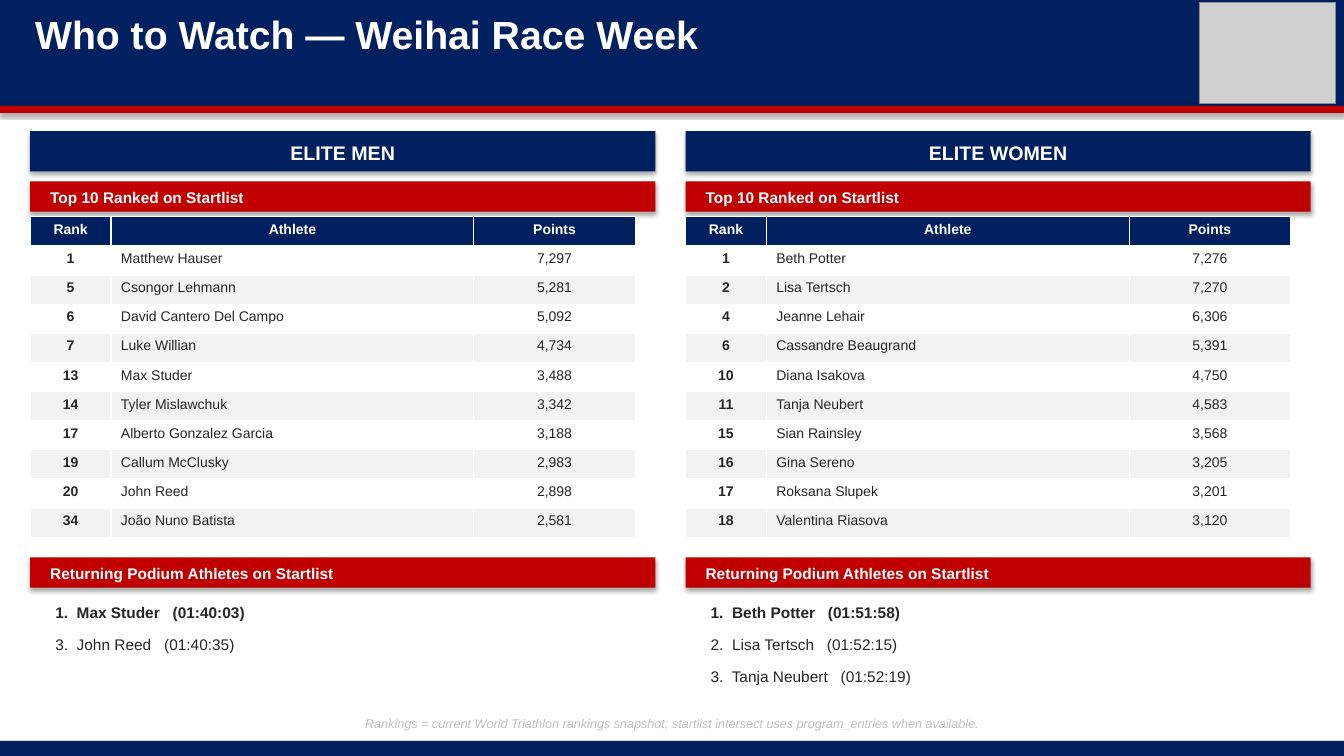
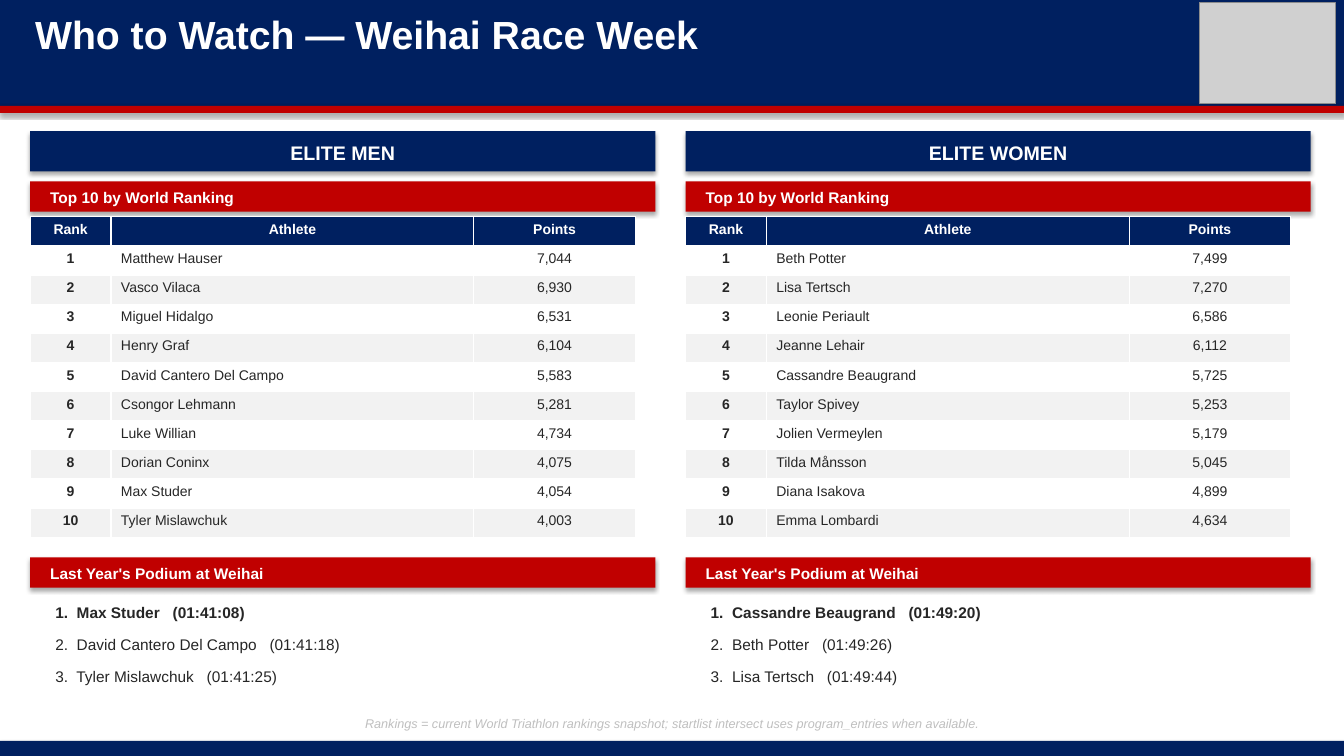
Before and after one commit to jhigh13/triathlon-db, a slide deck: slide 11 of ppt files/Weihai_vDRAFT.pptx. Drawn at 1344x756 pixels with LibreOffice and Linux fonts; fonts in the diff are those of the drawing; grey boxes stand for pictures. Boxes give left, top, right and bottom in pixels: in the first picture for what was removed or moved away, otherwise in the second. Text is boxed around its words. In the diff, an @@ line names an element or a change of style, - is before the commit and + after.

Commit message:
lap[top updates for weihai

```diff
--- a/ppt files/Weihai_vDRAFT.pptx
+++ b/ppt files/Weihai_vDRAFT.pptx
@@ text at (x1=50, y1=192, x2=234, y2=207): text changed @@
-Top 10 Ranked on Startlist
+Top 10 by World Ranking
@@ text at (x1=706, y1=192, x2=889, y2=207): text changed @@
-Top 10 Ranked on Startlist
+Top 10 by World Ranking
@@ table at (x1=30, y1=217, x2=635, y2=537) @@
-row 2: 1 | Matthew Hauser | 7,297
-row 3: 5 | Csongor Lehmann | 5,281
-row 4: 6 | David Cantero Del Campo | 5,092
+row 2: 1 | Matthew Hauser | 7,044
+row 3: 2 | Vasco Vilaca | 6,930
+row 4: 3 | Miguel Hidalgo | 6,531
+row 5: 4 | Henry Graf | 6,104
+row 6: 5 | David Cantero Del Campo | 5,583
+row 7: 6 | Csongor Lehmann | 5,281
-row 6: 13 | Max Studer | 3,488
-row 7: 14 | Tyler Mislawchuk | 3,342
-row 8: 17 | Alberto Gonzalez Garcia | 3,188
-row 9: 19 | Callum McClusky | 2,983
-row 10: 20 | John Reed | 2,898
-row 11: 34 | João Nuno Batista | 2,581
+row 9: 8 | Dorian Coninx | 4,075
+row 10: 9 | Max Studer | 4,054
+row 11: 10 | Tyler Mislawchuk | 4,003
@@ table at (x1=686, y1=217, x2=1291, y2=537) @@
-row 2, column 3: 7,276
+row 2, column 3: 7,499
-row 4: 4 | Jeanne Lehair | 6,306
+row 4: 3 | Leonie Periault | 6,586
-row 5: 6 | Cassandre Beaugrand | 5,391
+row 5: 4 | Jeanne Lehair | 6,112
-row 6: 10 | Diana Isakova | 4,750
+row 6: 5 | Cassandre Beaugrand | 5,725
-row 7: 11 | Tanja Neubert | 4,583
+row 7: 6 | Taylor Spivey | 5,253
-row 8: 15 | Sian Rainsley | 3,568
+row 8: 7 | Jolien Vermeylen | 5,179
-row 9: 16 | Gina Sereno | 3,205
+row 9: 8 | Tilda Månsson | 5,045
-row 10: 17 | Roksana Slupek | 3,201
+row 10: 9 | Diana Isakova | 4,899
-row 11: 18 | Valentina Riasova | 3,120
+row 11: 10 | Emma Lombardi | 4,634
@@ text at (x1=50, y1=568, x2=263, y2=579): text changed @@
-Returning Podium Athletes on Startlist
+Last Year's Podium at Weihai
@@ text at (x1=706, y1=568, x2=918, y2=579): text changed @@
-Returning Podium Athletes on Startlist
+Last Year's Podium at Weihai
@@ text at (x1=55, y1=607, x2=245, y2=621): text changed @@
-1. Max Studer (01:40:03)
+1. Max Studer (01:41:08)
@@ text added at (x1=711, y1=607, x2=981, y2=621), 11 pt, text #262626, bold @@
+1. Cassandre Beaugrand (01:49:20)
@@ text added at (x1=55, y1=639, x2=340, y2=653), 11 pt, text #262626 @@
+2. David Cantero Del Campo (01:41:18)
@@ text at (x1=711, y1=639, x2=892, y2=653): text changed; bold off @@
-1. Beth Potter (01:51:58)
+2. Beth Potter (01:49:26)
@@ text at (x1=55, y1=671, x2=277, y2=686): text changed @@
-3. John Reed (01:40:35)
+3. Tyler Mislawchuk (01:41:25)
@@ text at (x1=711, y1=671, x2=897, y2=685): text changed @@
-2. Lisa Tertsch (01:52:15)
+3. Lisa Tertsch (01:49:44)
@@ text removed at (x1=711, y1=671, x2=911, y2=686) @@
-3. Tanja Neubert (01:52:19)
```
Also in this commit, not shown: 18 other slides changed, 3 other files.
